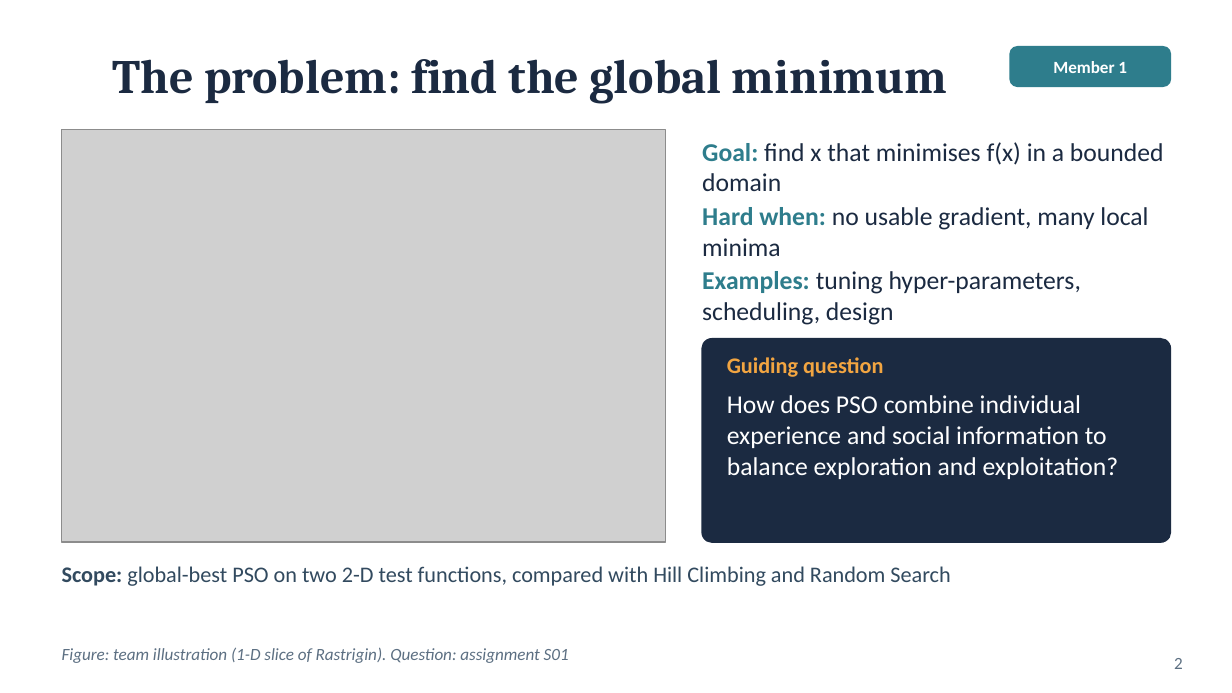
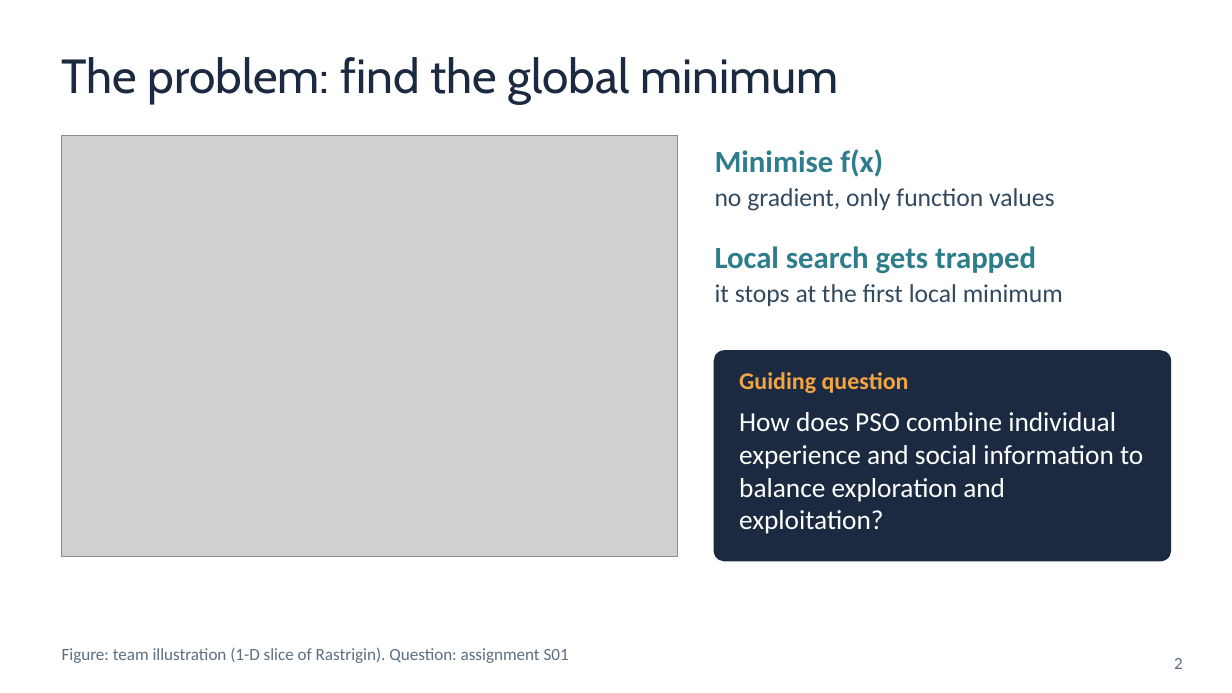
Before and after one commit to huynhhuuphucminh/Seminar-AI, a slide deck: slide 2 of slides/Slide_Seminar_PSO.pptx. Drawn at 1232x693 pixels with LibreOffice and Linux fonts; fonts in the diff are those of the drawing; grey boxes stand for pictures. Boxes give left, top, right and bottom in pixels: in the first picture for what was removed or moved away, otherwise in the second. Text is boxed around its words. In the diff, an @@ line names an element or a change of style, - is before the commit and + after.

```diff
--- a/slides/Slide_Seminar_PSO.pptx
+++ b/slides/Slide_Seminar_PSO.pptx
@@ text "The problem: find the global ..." at (62, 57, 839, 104): font Cambria to Cabin, bold off; alignment centre to left @@
@@ rounded rectangle removed at (1010, 47, 1170, 86) @@
@@ text removed at (1053, 61, 1127, 73) @@
-Member 1
@@ picture: place and size @@
-picture at (62, 129, 665, 542)
+picture at (62, 136, 678, 557)
@@ text added at (715, 149, 883, 177), 18 pt, text #2E7D8C, bold @@
+Minimise f(x)
@@ text added at (715, 188, 1055, 211), 15 pt, text #324A5F @@
+no gradient, only function values
@@ text at (715, 246, 1036, 274): text changed; size 15 to 18 pt; text colour #1B2A41 to #2E7D8C; bold on @@
-Goal: find x that minimises f(x) in a bounded domain
+Local search gets trapped
@@ text removed at (702, 271, 1081, 325) @@
-Examples: tuning hyper-parameters, scheduling, design
@@ text at (715, 284, 1063, 306): text changed; text colour #1B2A41 to #324A5F @@
-Hard when: no usable gradient, many local minima
+it stops at the first local minimum
@@ rounded rectangle: place and size @@
-rounded rectangle at (702, 339, 1170, 542)
+rounded rectangle at (715, 351, 1170, 561)
@@ rounded rectangle at (715, 351, 1170, 561): proportions changed @@
@@ text "Guiding question": place and size @@
-text "Guiding question" at (727, 357, 883, 377)
+text "Guiding question" at (739, 372, 909, 393)
@@ text "Guiding question" at (739, 372, 909, 393): size 13 to 14 pt @@
@@ text "How does PSO combine individual ...": place and size @@
-text "How does PSO combine individual ..." at (727, 395, 1119, 479)
+text "How does PSO combine individual ..." at (739, 412, 1143, 534)
@@ text "How does PSO combine individual ..." at (739, 412, 1143, 534): size 15 to 16 pt @@
@@ text removed at (62, 566, 950, 586) @@
-Scope: global-best PSO on two 2-D test functions, compared with Hill Climbing and Random Search
@@ text "Figure: team illustration (1-D slice ..." at (62, 647, 569, 663): italic off @@
```
Also in this commit, not shown: 18 other slides changed, 2 other files.
